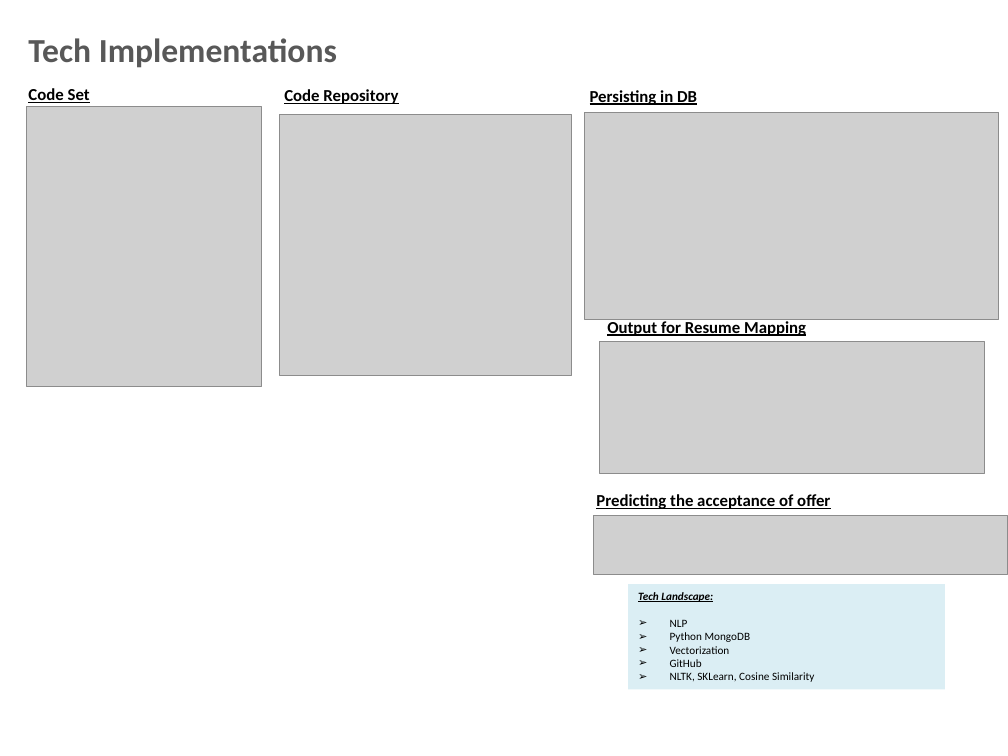
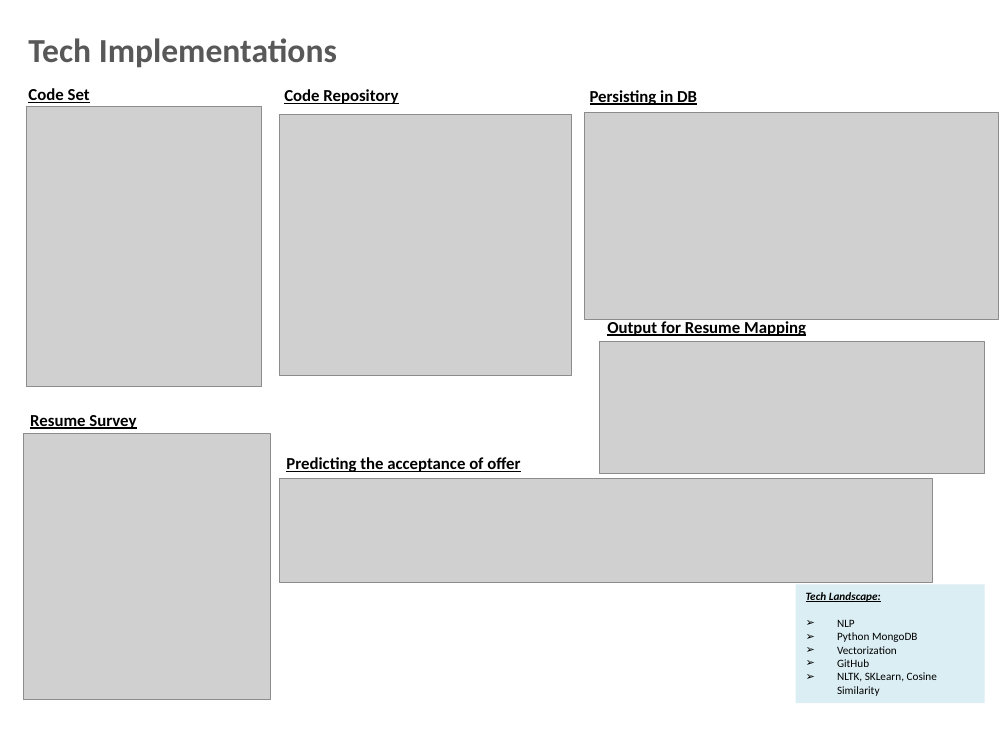
Before and after one commit to anirudhyadav/ISBG4FP1, a slide deck: slide 8 of Foundation_Project_G4__Final_Review_Trending_Jobs.pptx. Drawn at 1008x756 pixels with LibreOffice and Linux fonts; fonts in the diff are those of the drawing; grey boxes stand for pictures; background and template pictures are left out. Boxes give left, top, right and bottom in pixels: in the first picture for what was removed or moved away, otherwise in the second. Text is boxed around its words. In the diff, an @@ line names an element or a change of style, - is before the commit and + after.

```diff
--- a/Foundation_Project_G4__Final_Review_Trending_Jobs.pptx
+++ b/Foundation_Project_G4__Final_Review_Trending_Jobs.pptx
@@ text added at [30, 415, 136, 429], 12 pt, text #000000, bold, underline @@
+Resume Survey
@@ picture added at [23, 433, 270, 700] @@
@@ text "Predicting the acceptance of offer": place and size @@
-text "Predicting the acceptance of offer" at [596, 494, 830, 509]
+text "Predicting the acceptance of offer" at [286, 457, 520, 472]
@@ picture added at [280, 479, 932, 583] @@
@@ picture removed at [594, 515, 1008, 574] @@
@@ rectangle "Tech Landscape:": place and size @@
-rectangle "Tech Landscape:" at [628, 585, 944, 689]
+rectangle "Tech Landscape:" at [795, 585, 985, 704]
```
Also in this commit, not shown: 1 other slide changed, 1 other file.
